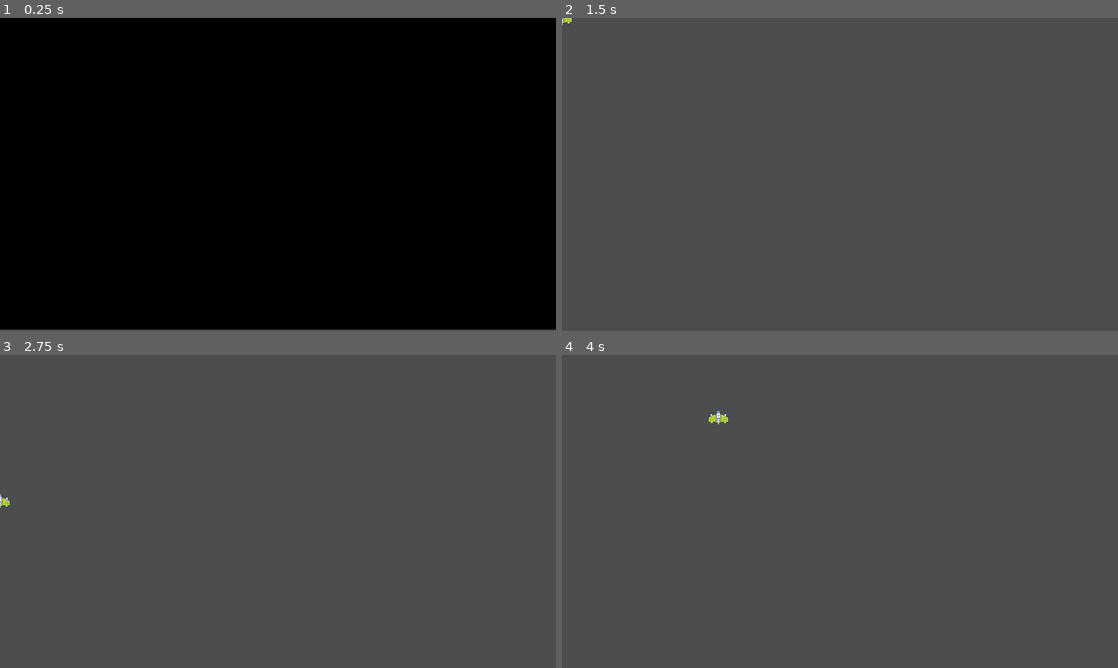
Above: before the commit, frames 1-4 (two rows, left to right).
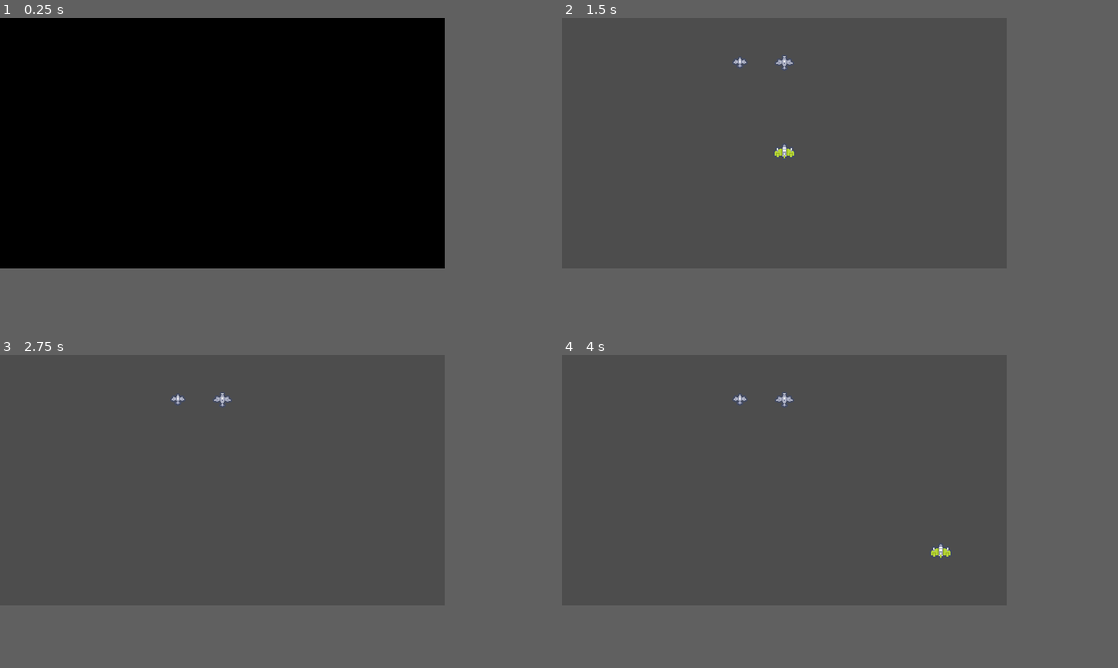
Above: after the commit, the same moments.

Repository: Cole-Miller-IT/2026-Game-One
Game: Godot game, scene res://boot-screen/boot-screen.tscn
Two runs of this game, one before a commit and one after it. Both use one fixed random seed, a clock stepped at 60 frames per second and the inputs below.
Inputs:
- Up to frame 1 (0.25 s): no input
- Up to frame 2 (1.5 s): tap Enter at 0.5 s; hold D (move_right) 0.53-1.25 s; click "Start" at 1.25 s
- Up to frame 3 (2.75 s): tap Space at 2 s; hold S (move_down) from 2.03 s (still down)
- Up to frame 4 (4 s): release S (move_down) at 2.78 s; hold D (move_right) 2.78-3.53 s; hold W (move_up) from 3.53 s (still down)
The window is 800x450 before the commit and 640x360 after it. Grey fills any space a smaller window leaves; there, only what the larger window draws over its background counts as a difference.

The runs differ from the first frame. In frame 1, 0.4% of the frame differs, in the area x 0-100%, y 99-100%; in frame 2, 0.2%; in frame 3, 0.1%; in frame 4, 0.2%.

Commit message:
Added a entity resource for the player and enemies

Diff:
--- a/game-one/boot-screen/boot-screen.tscn
+++ b/game-one/boot-screen/boot-screen.tscn
@@ -19,21 +19,27 @@
 anchors_preset = 15
 anchor_right = 1.0
 anchor_bottom = 1.0
-offset_right = 984.0
-offset_bottom = 408.0
+offset_right = 600.0
+offset_bottom = 320.0
 grow_horizontal = 2
 grow_vertical = 2
 color = Color(0, 0, 0, 1)
 
-[node name="BootScreenContainer" type="CenterContainer" parent="." unique_id=1968407112]
-layout_mode = 0
+[node name="BootScreenContainer" type="Control" parent="." unique_id=648418080]
+anchors_preset = 0
 offset_right = 40.0
 offset_bottom = 40.0
 
 [node name="GodotScreen" type="TextureRect" parent="BootScreenContainer" unique_id=285069860]
-layout_mode = 2
+layout_mode = 0
+offset_right = 640.0
+offset_bottom = 360.0
 texture = ExtResource("1_y5dhs")
+expand_mode = 1
 
 [node name="MyLogoScreen" type="TextureRect" parent="BootScreenContainer" unique_id=1770473342]
-layout_mode = 2
+layout_mode = 0
+offset_right = 640.0
+offset_bottom = 360.0
 texture = ExtResource("4_7yh5k")
+expand_mode = 1
--- /dev/null
+++ b/game-one/entities/enemies/enemy-one/enemy-one.tres
@@ -0,0 +1,11 @@
+[gd_resource type="Resource" script_class="EntityStats" format=3 uid="uid://brs3k11u35i6n"]
+
+[ext_resource type="Script" uid="uid://cit85p7ehuum1" path="res://entities/entity-stats.gd" id="1_i1iau"]
+[ext_resource type="Texture2D" uid="uid://4oedj25ckt4q" path="res://entities/enemies/enemy-one/ship_0018.png" id="2_2mq6x"]
+
+[resource]
+script = ExtResource("1_i1iau")
+health = 50.0
+damage = 1.0
+speed = 50.0
+texture = ExtResource("2_2mq6x")
--- /dev/null
+++ b/game-one/entities/enemies/enemy-one/enemy_one.gd
@@ -0,0 +1,13 @@
+class_name EnemyOne
+extends CharacterBody2D
+
+@export var stats: EntityStats
+
+@onready var sprite: Sprite2D = $Sprite2D
+
+var currentHealth: float
+
+func _ready() -> void:
+	# Use the specific Resource passed to initalize this enemies stats.
+	currentHealth = stats.health
+	sprite.texture = stats.texture
--- /dev/null
+++ b/game-one/entities/enemies/enemy-one/enemy_one.tscn
@@ -0,0 +1,15 @@
+[gd_scene format=3 uid="uid://c5rqcyonjx2un"]
+
+[ext_resource type="Script" uid="uid://c6nm2ehjsiv1g" path="res://entities/enemies/enemy-one/enemy_one.gd" id="1_ykwly"]
+[ext_resource type="Resource" uid="uid://brs3k11u35i6n" path="res://entities/enemies/enemy-one/enemy-one.tres" id="2_etenq"]
+
+[sub_resource type="RectangleShape2D" id="RectangleShape2D_g4v7s"]
+
+[node name="EnemyOne" type="CharacterBody2D" unique_id=1743876052]
+script = ExtResource("1_ykwly")
+stats = ExtResource("2_etenq")
+
+[node name="CollisionShape2D" type="CollisionShape2D" parent="." unique_id=846406347]
+shape = SubResource("RectangleShape2D_g4v7s")
+
+[node name="Sprite2D" type="Sprite2D" parent="." unique_id=1613832094]
--- /dev/null
+++ b/game-one/entities/enemies/enemy-two/enemy_two.gd
@@ -0,0 +1,13 @@
+class_name EnemyTwo
+extends CharacterBody2D
+
+@export var stats: EntityStats
+
+@onready var sprite: Sprite2D = $Sprite2D
+
+var currentHealth: float
+
+func _ready() -> void:
+	# Use the specific Resource passed to initalize this enemies stats.
+	currentHealth = stats.health
+	sprite.texture = stats.texture
--- /dev/null
+++ b/game-one/entities/enemies/enemy-two/enemy_two.tres
@@ -0,0 +1,11 @@
+[gd_resource type="Resource" script_class="EntityStats" format=3 uid="uid://dg5e385q250c4"]
+
+[ext_resource type="Script" uid="uid://cit85p7ehuum1" path="res://entities/entity-stats.gd" id="1_a6ghg"]
+[ext_resource type="Texture2D" uid="uid://cp4ta1585f7jh" path="res://entities/enemies/enemy-two/ship_0019.png" id="2_6vb7n"]
+
+[resource]
+script = ExtResource("1_a6ghg")
+health = 100.0
+damage = 10.0
+speed = 10.0
+texture = ExtResource("2_6vb7n")
--- /dev/null
+++ b/game-one/entities/enemies/enemy-two/enemy_two.tscn
@@ -0,0 +1,15 @@
+[gd_scene format=3 uid="uid://dnwq4mqohh0hw"]
+
+[ext_resource type="Script" uid="uid://bie01bb0n545s" path="res://entities/enemies/enemy-two/enemy_two.gd" id="1_x8guf"]
+[ext_resource type="Resource" uid="uid://dg5e385q250c4" path="res://entities/enemies/enemy-two/enemy_two.tres" id="2_6m1uf"]
+
+[sub_resource type="RectangleShape2D" id="RectangleShape2D_g4v7s"]
+
+[node name="EnemyTwo" type="CharacterBody2D" unique_id=2452014]
+script = ExtResource("1_x8guf")
+stats = ExtResource("2_6m1uf")
+
+[node name="CollisionShape2D" type="CollisionShape2D" parent="." unique_id=1793767087]
+shape = SubResource("RectangleShape2D_g4v7s")
+
+[node name="Sprite2D" type="Sprite2D" parent="." unique_id=491858369]
--- /dev/null
+++ b/game-one/entities/entity-stats.gd
@@ -0,0 +1,16 @@
+class_name EntityStats
+extends Resource
+
+@export var health: float
+@export var armour: float
+@export var damage: float
+@export var speed: float
+@export var texture: Texture2D
+
+# How to use:
+# Define a new scene that will use this reasouce.
+# Create a new resource (like EnemyOne.tres) using this EntityStats resource.
+# Attach a script to that new resource using the inspector to add the custom paramters like health and texture.
+# Add:   @export var stats: EntityStats       to the script for the new entity scene.
+# Then use the new resource defined in the previous step to use the EnemyOne.tres resource.
+# In the script use lines like:  currentHealth = stats.health to use the resources data for the current scene.
--- a/game-one/home-screen/home-screen.tscn
+++ b/game-one/home-screen/home-screen.tscn
@@ -6,30 +6,32 @@
 [ext_resource type="Script" uid="uid://bfg5hxsar1j57" path="res://home-screen/button_start.gd" id="3_ebm3x"]
 
 [node name="Background" type="TextureRect" unique_id=1668674139]
-offset_right = 40.0
-offset_bottom = 40.0
+offset_right = 640.0
+offset_bottom = 360.0
 texture = ExtResource("1_xersy")
+expand_mode = 1
 
 [node name="Logo" type="TextureRect" parent="." unique_id=1146990197]
 layout_mode = 0
-offset_right = 40.0
-offset_bottom = 40.0
+offset_right = 640.0
+offset_bottom = 360.0
 texture = ExtResource("2_5x8sa")
+expand_mode = 1
 
 [node name="Copyright" type="Label" parent="." unique_id=199727355]
 layout_mode = 0
-offset_left = 608.0
-offset_top = 424.0
-offset_right = 796.0
-offset_bottom = 447.0
+offset_left = 448.0
+offset_top = 336.0
+offset_right = 636.0
+offset_bottom = 359.0
 text = "(c) 2026 Cool VFX Games"
 
 [node name="Button-start" type="Button" parent="." unique_id=761241735]
 layout_mode = 0
-offset_left = 352.0
-offset_top = 344.0
-offset_right = 478.0
-offset_bottom = 375.0
+offset_left = 256.0
+offset_top = 280.0
+offset_right = 382.0
+offset_bottom = 311.0
 text = "Start"
 script = ExtResource("3_ebm3x")
 
--- a/game-one/main-screen/main.tscn
+++ b/game-one/main-screen/main.tscn
@@ -2,8 +2,17 @@
 
 [ext_resource type="Script" uid="uid://ca8xhwlei8mvr" path="res://main-screen/main.gd" id="1_b6m0h"]
 [ext_resource type="PackedScene" uid="uid://dgblsbea0txh8" path="res://entities/player/player.tscn" id="2_ka83u"]
+[ext_resource type="PackedScene" uid="uid://c5rqcyonjx2un" path="res://entities/enemies/enemy-one/enemy_one.tscn" id="2_pew6s"]
+[ext_resource type="PackedScene" uid="uid://dnwq4mqohh0hw" path="res://entities/enemies/enemy-two/enemy_two.tscn" id="4_r14o7"]
 
 [node name="Main" type="Node" unique_id=1171523036]
 script = ExtResource("1_b6m0h")
 
 [node name="CharacterBody2D" parent="." unique_id=192764 instance=ExtResource("2_ka83u")]
+position = Vector2(320, 192)
+
+[node name="EnemyOne" parent="." unique_id=1743876052 instance=ExtResource("2_pew6s")]
+position = Vector2(256, 64)
+
+[node name="EnemyTwo" parent="." unique_id=2452014 instance=ExtResource("4_r14o7")]
+position = Vector2(320, 64)
--- a/game-one/project.godot
+++ b/game-one/project.godot
@@ -20,8 +20,11 @@
 
 [display]
 
-window/size/viewport_width=800
-window/size/viewport_height=450
+window/size/viewport_width=640
+window/size/viewport_height=360
+window/stretch/mode="viewport"
+window/stretch/aspect="expand"
+window/stretch/scale_mode="integer"
 
 [input]
 
Not shown, added: game-one/entities/enemies/enemy-one/enemy_one.gd.uid
Binary file added: game-one/entities/enemies/enemy-one/ship_0018.png
Not shown, added: game-one/entities/enemies/enemy-one/ship_0018.png.import
Not shown, added: game-one/entities/enemies/enemy-two/enemy_two.gd.uid
Binary file added: game-one/entities/enemies/enemy-two/ship_0019.png
Not shown, added: game-one/entities/enemies/enemy-two/ship_0019.png.import
Not shown, added: game-one/entities/entity-stats.gd.uid
